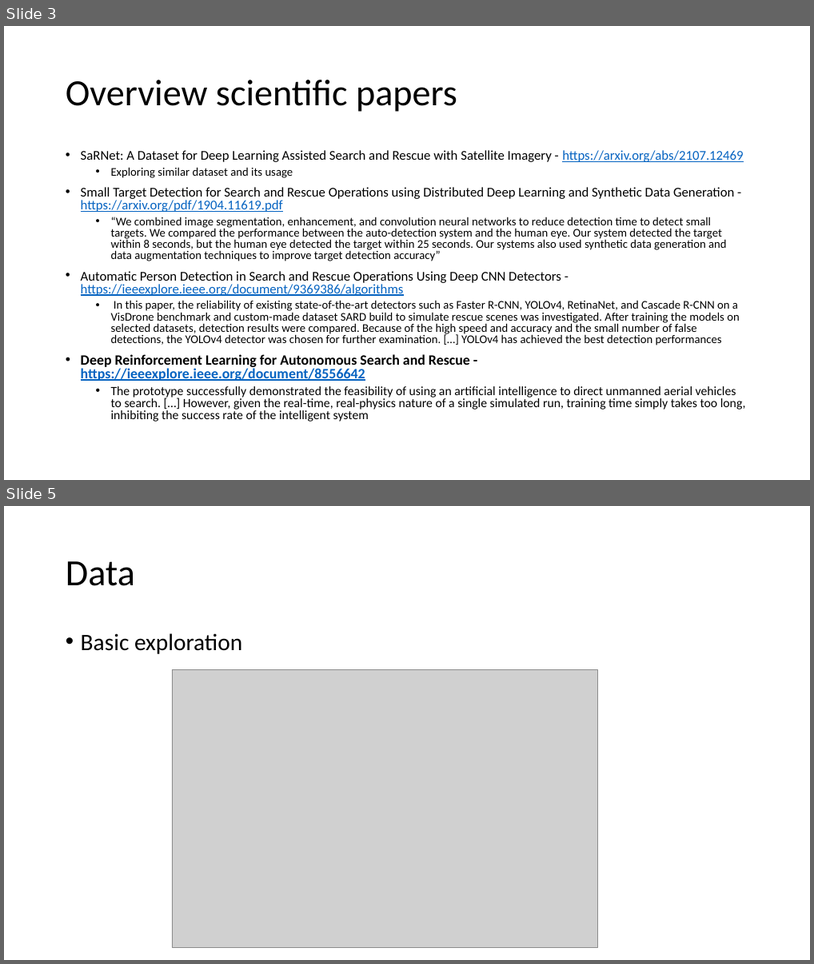
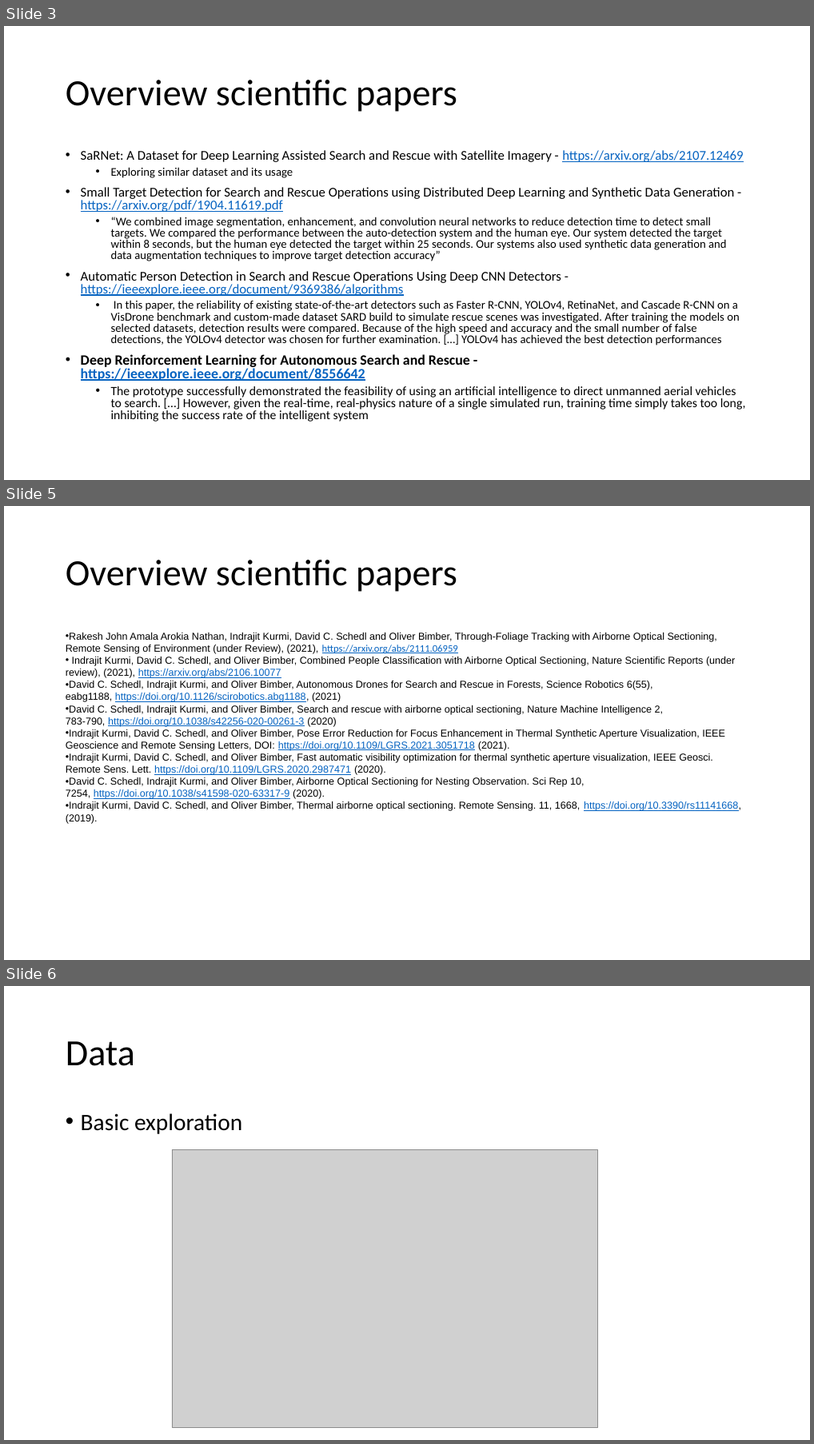
Before and after one commit to Createdd/computervision_ue, a slide deck: present1.pptx. Shown one above the other, each under a label of ours: slides 3 and 5 before the commit, slides 3, 5 and 6 after it; the slides between them are not shown. The pictures are 814x964 and 814x1444 pixels, drawn with LibreOffice and Linux fonts; fonts in the diff are those of the drawing; grey boxes stand for pictures. Boxes give left, top, right and bottom in pixels: in the first picture for what was removed or moved away, otherwise in the second. Text is boxed around its words. In the diff, an @@ line names an element or a change of style, - is before the commit and + after.

```diff
--- a/present1.pptx
+++ b/present1.pptx
@@ slide 5 added at (x1=4, y1=506, x2=810, y2=960), background #FFFFFF @@
@@ title added at (x1=66, y1=560, x2=458, y2=592), 44 pt, text #000000 @@
+Overview scientific papers
@@ text added at (x1=66, y1=632, x2=742, y2=824), 12 pt, text #000000 @@
+• Rakesh John Amala Arokia Nathan, Indrajit Kurmi, David C. Schedl and Oliver Bimber, Through-Foliage Tracking with Airborne Optical Sectioning, Remote Sensing of Environment (under Review), (2021), https://arxiv.org/abs/2111.06959
+• Indrajit Kurmi, David C. Schedl, and Oliver Bimber, Combined People Classification with Airborne Optical Sectioning, Nature Scientific Reports (under review), (2021), https://arxiv.org/abs/2106.10077
+• David C. Schedl, Indrajit Kurmi, and Oliver Bimber, Autonomous Drones for Search and Rescue in Forests, Science Robotics 6(55), eabg1188, https://doi.org/10.1126/scirobotics.abg1188, (2021)
+• David C. Schedl, Indrajit Kurmi, and Oliver Bimber, Search and rescue with airborne optical sectioning, Nature Machine Intelligence 2, 783-790, https://doi.org/10.1038/s42256-020-00261-3 (2020)
+• Indrajit Kurmi, David C. Schedl, and Oliver Bimber, Pose Error Reduction for Focus Enhancement in Thermal Synthetic Aperture Visualization, IEEE Geoscience and Remote Sensing Letters, DOI: https://doi.org/10.1109/LGRS.2021.3051718 (2021).
+• Indrajit Kurmi, David C. Schedl, and Oliver Bimber, Fast automatic visibility optimization for thermal synthetic aperture visualization, IEEE Geosci. Remote Sens. Lett. https://doi.org/10.1109/LGRS.2020.2987471 (2020).
+• David C. Schedl, Indrajit Kurmi, and Oliver Bimber, Airborne Optical Sectioning for Nesting Observation. Sci Rep 10, 7254, https://doi.org/10.1038/s41598-020-63317-9 (2020).
+• Indrajit Kurmi, David C. Schedl, and Oliver Bimber, Thermal airborne optical sectioning. Remote Sensing. 11, 1668, https://doi.org/10.3390/rs11141668, (2019).
@@ what was slide 5 is now slide 6 @@
```
Also in this commit, not shown: 2 slides changed, 4 other files.
